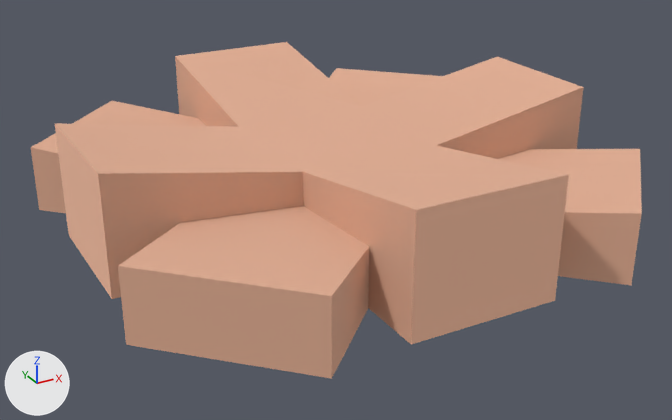
One commit to the OBJ model DynamicLab/Assets/Nature Kit/Models/OBJ format/campfire_logs.obj: the scene before it, then after it.
The view is the same before and after, from a 50 mm camera at (-0.232, -0.423, 0.212) aimed at (-0.005, -0.01, 0.005). Every picture has the same lights, and +X, +Y and +Z are marked at lower left. The picture after the commit comes second. Where no turn or scale is listed for an object, it has been applied to the vertices.

In view in the first picture: 'campfire_logs'.
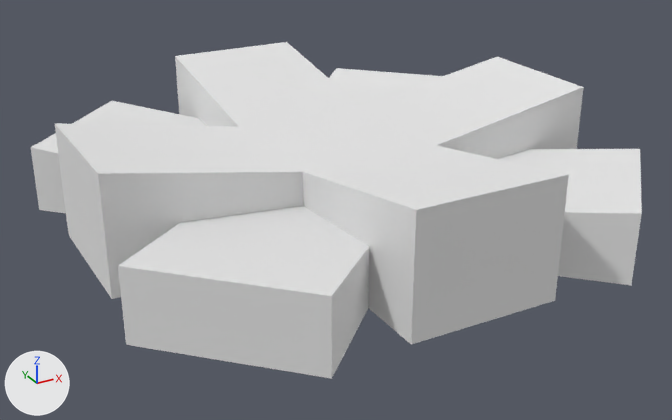
Edits to the bpy script that builds the scene:
```text
Change mat_wood:
    mat_wood.base_color: (1.0, 0.557, 0.384) -> (0.8, 0.8, 0.8)  # beige #ffc5a7 -> white #e7e7e7
Change mat_wooddark:
    mat_wooddark.base_color: (0.769, 0.427, 0.294) -> (0.8, 0.8, 0.8)  # beige #e3af94 -> white #e7e7e7
```

Where the change shows, as pixel boxes [x1, y1, x2, y2] in the pictures (672 x 420 px):
'campfire_logs', recoloured (beige to white)
    both: [31, 42, 642, 379]
